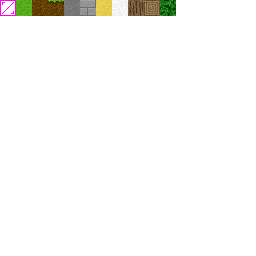
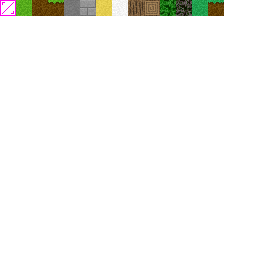
Comparing the layer stacks of the two 256 × 256 images. Changes:
added layer "Leaves2" above "Leaves" over box(176, 0, 192, 16)
added layer "Layer 1" above "GrassSide" over box(208, 0, 224, 16)
painted on "GrassSide" over box(48, 0, 64, 4)
added layer "Grass" (1st of 2) above "Grass" over box(192, 0, 208, 16)
